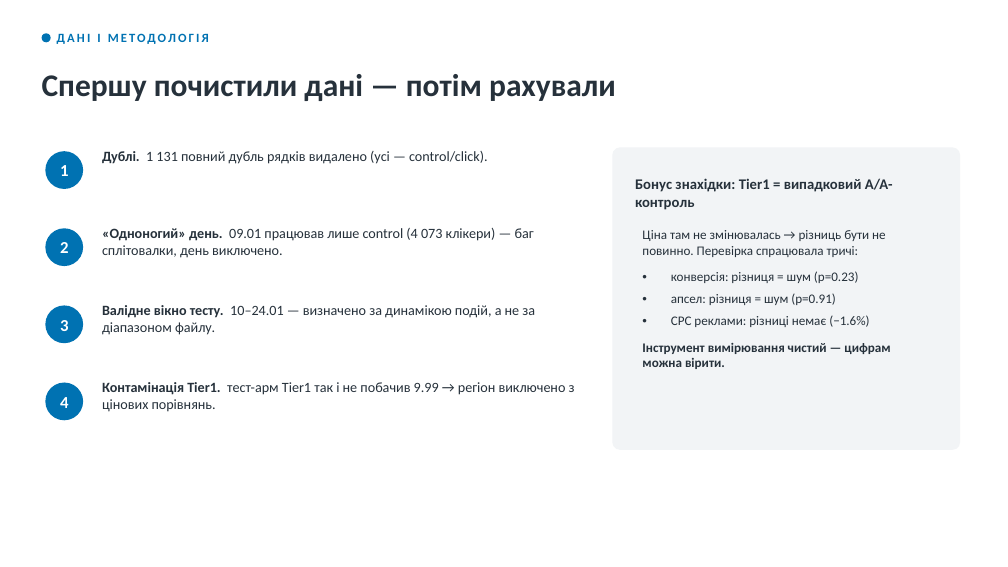
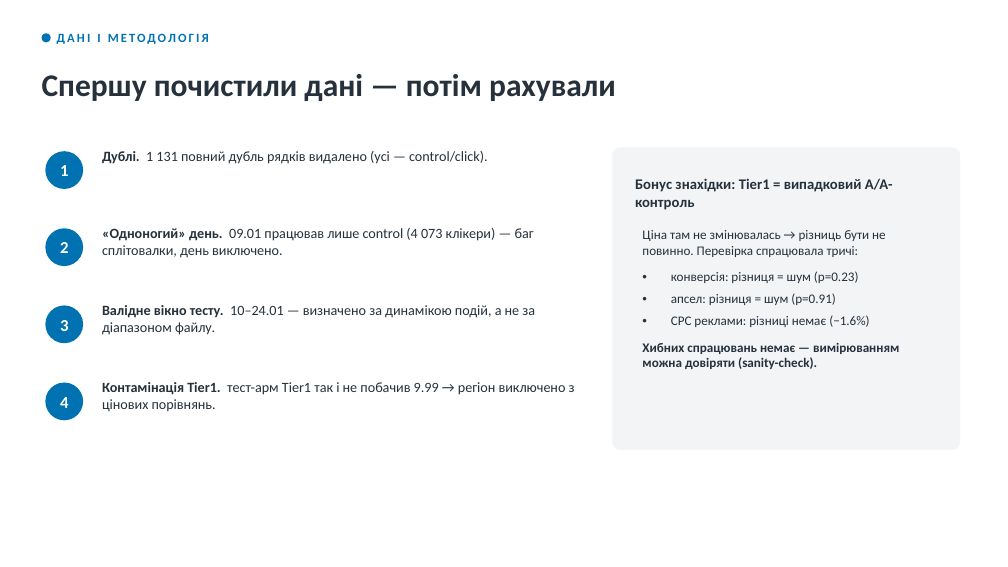
Before and after one commit to Trigger111/amo-case-nepop, a slide deck: slide 4 of AMO_case_presentation.pptx. Drawn at 1008x567 pixels with LibreOffice and Linux fonts; fonts in the diff are those of the drawing. Boxes give left, top, right and bottom in pixels: in the first picture for what was removed or moved away, otherwise in the second. Text is boxed around its words. In the diff, an @@ line names an element or a change of style, - is before the commit and + after.

```diff
--- a/AMO_case_presentation.pptx
+++ b/AMO_case_presentation.pptx
@@ text at (642,343,899,369): text changed @@
-Інструмент вимірювання чистий — цифрам можна вірити.
+Хибних спрацювань немає — вимірюванням можна довіряти (sanity-check).
```
Also in this commit, not shown: 7 other slides changed, 1 slide added, 1 slide removed, 3 other files.
